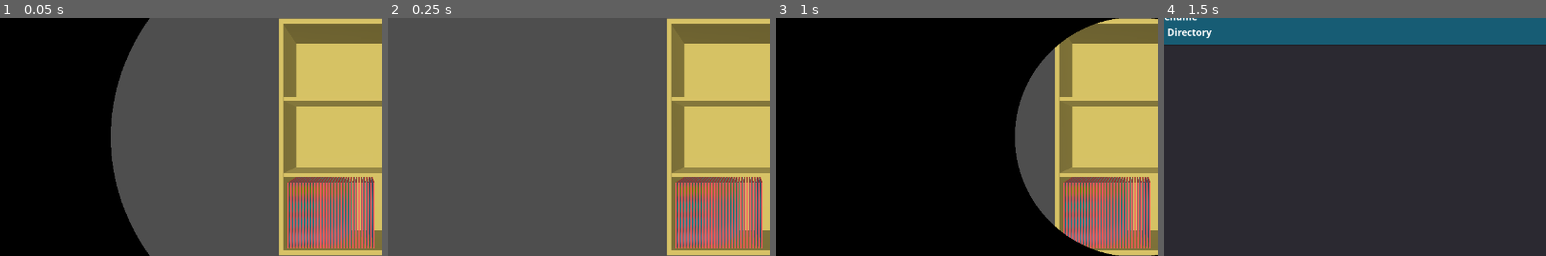
Above: before the commit, frames 1-4 (left to right).
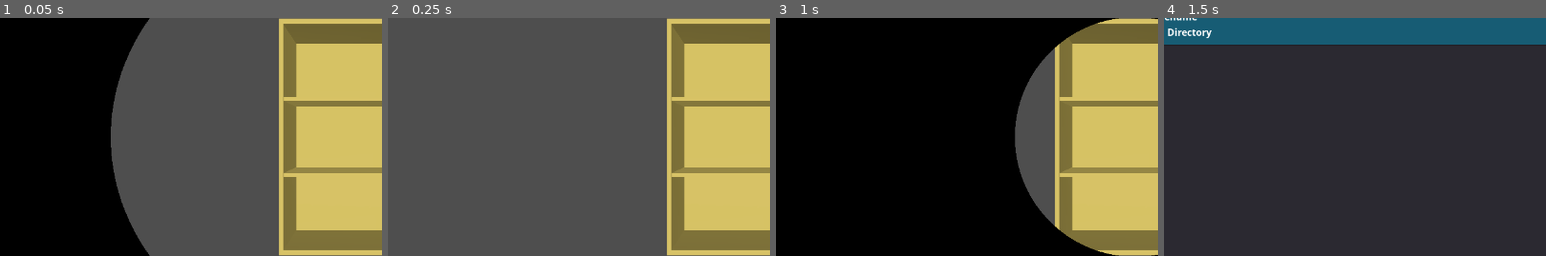
Above: after the commit, the same moments.

Repository: andrew-wilkes/vinyl
Game: Godot game, scene res://scenes/MusicLibrary.tscn
Two runs of this game, one before a commit and one after it. Both use one fixed random seed, a clock stepped at 60 frames per second and the inputs below. This scene is started directly instead of the project's main scene. The engine's default icon, where the game draws it, is replaced by a stand-in: a white triangle on a blue panel in a dark square.
Inputs (mouse positions are % of the whole screen's width and height, from its top left):
- Up to frame 1 (0.05 s): no input
- Up to frame 2 (0.25 s): no input
- Up to frame 3 (1 s): click (22, 8) at 0.5 s
- Up to frame 4 (1.5 s): tap Enter at 1.25 s; move the mouse to (72, 45) at 1.27 s; hold Right (ui_right) from 1.28 s (still down); hold Shift from 1.28 s (still down); click (72, 45) at 1.42 s
The pictures show only the part of the screen within x 3-53%, y 25-75%; the shares and areas given below are measured in that part.

The runs differ from the first frame. In frame 1, 6.4% of the frame differs, in the area x 75-98%, y 66-97%; in frame 2, 6.4%; in frame 3, 6.2%; in frame 4, nothing differs.
Error in both runs: Invalid call. Nonexistent function 'get_font_dir' in base 'Nil'. (res://classes/settings.gd:27)

Commit message:
Add arrow movement to lps

Diff:
--- a/src/classes/album.gd
+++ b/src/classes/album.gd
@@ -14,3 +14,4 @@
 export var a_side = []
 export var b_side = []
 export var label_color = Color.white
+export var shelf_pos  = { "x": 0, "y": 0 }
--- a/src/scenes/MusicLibrary.gd
+++ b/src/scenes/MusicLibrary.gd
@@ -14,6 +14,8 @@
 const record_thickness = 0.006
 const record_size = 0.31
 const record_gap = 0.008
+const X_CAPACITY = 50
+const Y_CAPACITY = 3
 
 onready var wood = $Shelves/Wood
 onready var sleeve = preload("res://scenes/Sleeve.tscn")
@@ -25,23 +27,43 @@
 var selected_item
 var not_handled = true
 var accept_click = true
+var slots = PoolStringArray()
 
 func _ready():
-	var mat
-	build_shelves(50, 3)
-	var pos = get_record_position(0, 0)
-	for n in 30:
-		var lp = sleeve.instance()
-		lp.translation = pos
-		add_child(lp)
-		lp.get_child(0).connect("mouse_entered", self, "edge_entered", [lp])
-		lp.get_child(0).connect("mouse_exited", self, "edge_exited", [lp])
-		lp.get_child(0).connect("input_event", self, "edge_input", [lp])
-		if mat == null:
-			mat = lp.get_active_material(0)
-		lp.set_surface_material(0, mat.duplicate())
-		lp.get_active_material(0).next_pass = mat.next_pass.duplicate()
-		pos.x += record_gap + record_thickness
+	var material = sleeve.instance().get_active_material(0)
+	build_shelves(X_CAPACITY, Y_CAPACITY)
+	slots.resize(X_CAPACITY * Y_CAPACITY)
+	slots.fill("")
+	for album_id in g.settings.albums:
+		add_album(material, album_id)
+
+
+func add_album(material, album_id):
+	var lp = sleeve.instance()
+	lp.translation = get_record_position(get_album_pos(album_id))
+	lp.album_id = album_id
+	$Albums.add_child(lp)
+	lp.get_child(0).connect("mouse_entered", self, "edge_entered", [lp])
+	lp.get_child(0).connect("mouse_exited", self, "edge_exited", [lp])
+	lp.get_child(0).connect("input_event", self, "edge_input", [lp])
+	lp.set_surface_material(0, material.duplicate())
+	lp.get_active_material(0).next_pass = material.next_pass.duplicate()
+
+
+func get_album_pos(album_id):
+	var album = g.settings.albums[album_id]
+	var slot_idx = album.shelf_pos.x * album.shelf_pos.y
+	if slots[slot_idx].empty():
+		slots[slot_idx] = album_id
+	else:
+		# Try to relocate position if slot is occupied
+		for idx in slots.size():
+			if slots[idx].empty():
+				slots[idx] = album_id
+				album.shelf_pos.x = idx % X_CAPACITY
+				album.shelf_pos.y = idx / X_CAPACITY
+				break
+	return Vector2(album.shelf_pos.x, album.shelf_pos.y)
 
 
 func edge_entered(item):
@@ -73,11 +95,56 @@
 	if event is InputEventMouseButton and event.pressed:
 		not_handled = true
 		call_deferred("got_click")
+	if event is InputEventKey and selected_item:
+		if Input.is_action_just_pressed("ui_left", true):
+			move_item(-1, 0)
+		if Input.is_action_just_pressed("ui_right", true):
+			move_item(1, 0)
+		if Input.is_action_just_pressed("ui_up", true):
+			move_item(0, 1)
+		if Input.is_action_just_pressed("ui_down", true):
+			move_item(0, -1)
+
+
+func move_item(x, y):
+	var album = g.settings.albums[selected_item.album_id]
+	album.shelf_pos.x = int(clamp(album.shelf_pos.x + x, 0, X_CAPACITY - 1))
+	album.shelf_pos.y = int(clamp(album.shelf_pos.y + y, 0, Y_CAPACITY - 1))
+	var pos = get_record_position(Vector2(album.shelf_pos.x, album.shelf_pos.y))
+	selected_item.translation.x = pos.x
+	selected_item.translation.y = pos.y
+
+
+func insert_item():
+	var album = g.settings.albums[selected_item.album_id]
+	var slot_idx = album.shelf_pos.x + X_CAPACITY * album.shelf_pos.y
+	# Check if item has been moved
+	if slots[slot_idx] != selected_item.album_id:
+		var id = slots[slot_idx]
+		# Add item to new slot
+		slots[slot_idx] = selected_item.album_id
+		if not id.empty():
+			# Rotate slots to right
+			while true:
+				slot_idx = (slot_idx + 1) % slots.size()
+				var id2 = slots[slot_idx]
+				slots[slot_idx] = id
+				album = g.settings.albums[id]
+				album.shelf_pos.x = slot_idx % X_CAPACITY
+				album.shelf_pos.y = slot_idx / X_CAPACITY
+				for node in $Albums.get_children():
+					if node.album_id == id:
+						node.translation = get_record_position(Vector2(album.shelf_pos.x, album.shelf_pos.y))
+						break
+				id = id2
+				if id.empty() or id == selected_item.album_id:
+					break
 
 
 func got_click():
 	if not_handled and selected_item:
 		print("Cancel")
+		insert_item()
 		selected_item.reveal()
 		selected_item = null
 
@@ -92,8 +159,8 @@
 	return -(capacity - 1) / 2
 
 
-func get_record_position(x: int, y: int):
-	return Vector3((xoff + x) * x_spacing, (yoff + y) * y_spacing - (vspace - record_size) / 2, record_size / 2)
+func get_record_position(pos):
+	return Vector3((xoff + pos.x) * x_spacing, (yoff + pos.y) * y_spacing - (vspace - record_size) / 2, record_size / 2)
 
 
 func build_shelves(x_capacity: int, y_capacity: int):
--- a/src/scenes/MusicLibrary.tscn
+++ b/src/scenes/MusicLibrary.tscn
@@ -20,6 +20,8 @@
 height = 1.0
 depth = 0.32
 material = SubResource( 1 )
+
+[node name="Albums" type="Spatial" parent="."]
 
 [node name="c" type="CanvasLayer" parent="."]
 
--- a/src/scenes/OrbitCamera.gd
+++ b/src/scenes/OrbitCamera.gd
@@ -14,25 +14,27 @@
 	locked = true
 
 func _process(delta):
-	if (Input.is_key_pressed(KEY_LEFT)):
-		$YAxis.rotate_y(delta)
-	if (Input.is_key_pressed(KEY_RIGHT)):
-		$YAxis.rotate_y(-delta)
-	if (Input.is_key_pressed(KEY_UP)):
-		$YAxis/XAxis.rotate_x(delta)
-	if (Input.is_key_pressed(KEY_DOWN)):
-		$YAxis/XAxis.rotate_x(-delta)
-	if (Input.is_key_pressed(KEY_Z)):
+	# Need to hold the shift key to use the arrow keys
+	if Input.is_physical_key_pressed(KEY_SHIFT):
+		if (Input.is_physical_key_pressed(KEY_LEFT)):
+			$YAxis.rotate_y(delta)
+		if (Input.is_physical_key_pressed(KEY_RIGHT)):
+			$YAxis.rotate_y(-delta)
+		if (Input.is_physical_key_pressed(KEY_UP)):
+			$YAxis/XAxis.rotate_x(delta)
+		if (Input.is_physical_key_pressed(KEY_DOWN)):
+			$YAxis/XAxis.rotate_x(-delta)
+	if (Input.is_physical_key_pressed(KEY_Z)):
 		$YAxis/XAxis/Camera.translation.z += delta
-	if (Input.is_key_pressed(KEY_X)):
+	if (Input.is_physical_key_pressed(KEY_X)):
 		$YAxis/XAxis/Camera.translation.z -= delta
-	if (Input.is_key_pressed(KEY_W)):
+	if (Input.is_physical_key_pressed(KEY_W)):
 		$YAxis/XAxis/Camera.translation.y -= delta
-	if (Input.is_key_pressed(KEY_A)):
+	if (Input.is_physical_key_pressed(KEY_A)):
 		$YAxis/XAxis/Camera.translation.x += delta
-	if (Input.is_key_pressed(KEY_S)):
+	if (Input.is_physical_key_pressed(KEY_S)):
 		$YAxis/XAxis/Camera.translation.y += delta
-	if (Input.is_key_pressed(KEY_D)):
+	if (Input.is_physical_key_pressed(KEY_D)):
 		$YAxis/XAxis/Camera.translation.x -= delta
 
 
@@ -45,9 +47,9 @@
 			moving = false
 	if event is InputEventMouseMotion and moving:
 		var mode = ROTATING
-		if Input.is_key_pressed(KEY_SHIFT):
+		if Input.is_physical_key_pressed(KEY_SHIFT):
 			mode = PANNING
-		if Input.is_key_pressed(KEY_CONTROL):
+		if Input.is_physical_key_pressed(KEY_CONTROL):
 			mode = ZOOMING
 		match mode:
 			PANNING:
--- a/src/scenes/Sleeve.gd
+++ b/src/scenes/Sleeve.gd
@@ -4,6 +4,7 @@
 
 var revealed = false
 var tween
+var album_id
 
 func reveal():
 	var d = DISPLACEMENT
